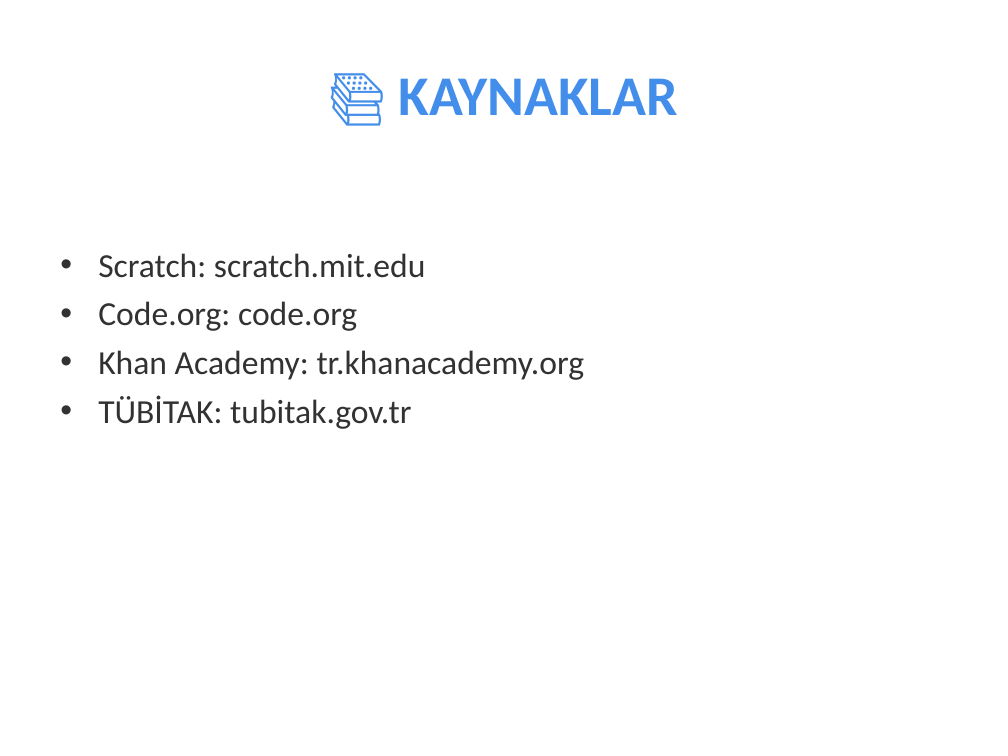
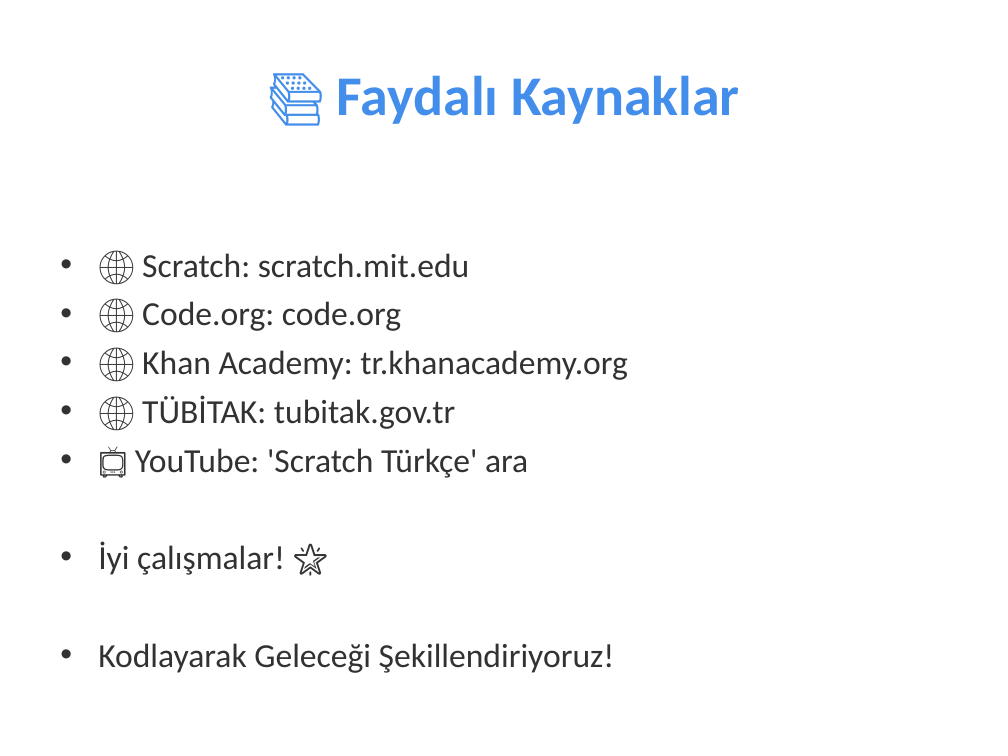
Before and after one commit to fikirkasi-arch/BST, a slide deck: slide 37 of sunumlar/5-SINIF-FULL-SUNUM.pptx (slide 43 before the commit). Drawn at 1008x756 pixels with LibreOffice and Linux fonts; fonts in the diff are those of the drawing. Boxes give left, top, right and bottom in pixels: in the first picture for what was removed or moved away, otherwise in the second. Text is boxed around its words. In the diff, an @@ line names an element or a change of style, - is before the commit and + after.

```diff
--- a/sunumlar/5-SINIF-FULL-SUNUM.pptx
+++ b/sunumlar/5-SINIF-FULL-SUNUM.pptx
@@ title at (x1=337, y1=75, x2=740, y2=124): text changed @@
-📚 KAYNAKLAR
+📚 Faydalı Kaynaklar
@@ text at (x1=98, y1=253, x2=628, y2=673): text changed @@
-• Scratch: scratch.mit.edu
-• Code.org: code.org
-• Khan Academy: tr.khanacademy.org
-• TÜBİTAK: tubitak.gov.tr
+• 🌐 Scratch: scratch.mit.edu
+• 🌐 Code.org: code.org
+• 🌐 Khan Academy: tr.khanacademy.org
+• 🌐 TÜBİTAK: tubitak.gov.tr
+• 📺 YouTube: 'Scratch Türkçe' ara
+• İyi çalışmalar! 🌟
+• Kodlayarak Geleceği Şekillendiriyoruz!
```
Also in this commit, not shown: 20 other slides changed, 7 slides added, 14 slides removed, 3 other files.
